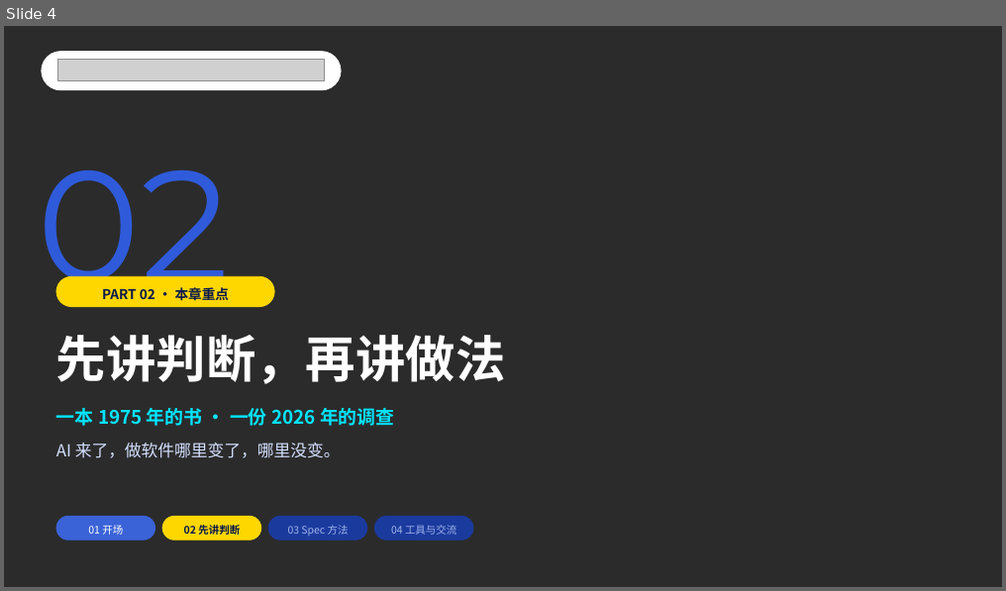
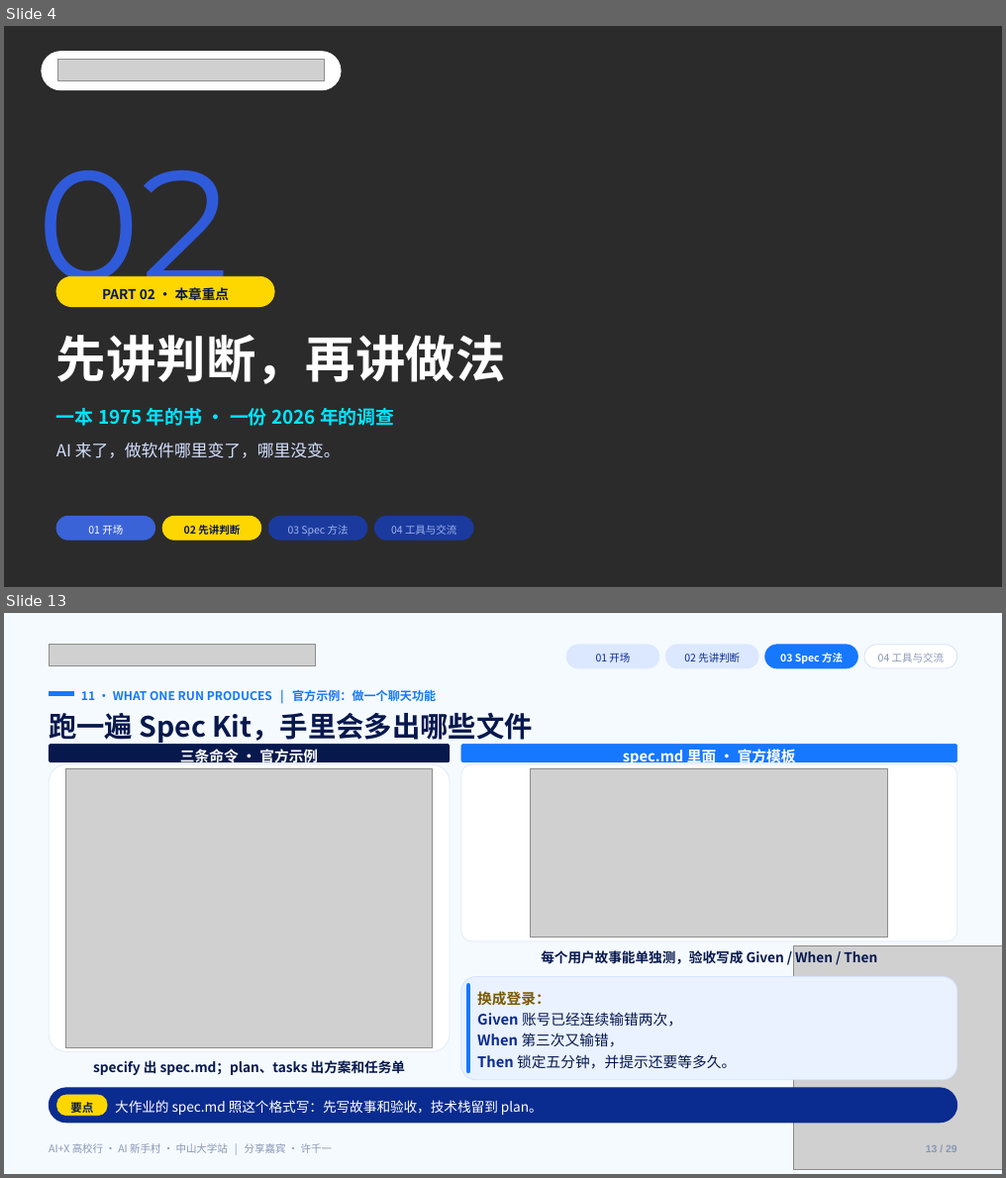
Before and after one commit to Frocir/aix-talk, a slide deck: aix-talk-26pages.pptx. Shown one above the other, each under a label of ours: slide 4 before the commit, slides 4 and 13 after it; the slides between them are not shown. The pictures are 1006x591 and 1006x1178 pixels, drawn with LibreOffice and Linux fonts; fonts in the diff are those of the drawing; grey boxes stand for pictures; background and template pictures are left out; a plain dark background stands for a picture behind light text. Boxes give left, top, right and bottom in pixels: in the first picture for what was removed or moved away, otherwise in the second. Text is boxed around its words. In the diff, an @@ line names an element or a change of style, - is before the commit and + after.

```diff
--- a/aix-talk-26pages.pptx
+++ b/aix-talk-26pages.pptx
@@ slide 13 added at bbox=[4, 613, 1002, 1174], background #F5FAFF @@
@@ picture added at bbox=[49, 645, 316, 666] @@
@@ rounded rectangle added at bbox=[567, 645, 659, 668], fill #DCE8FF, outline #DCE8FF 0.75 pt @@
@@ text added at bbox=[596, 653, 630, 663], 10 pt, text #0A2B8F @@
+01 开场
@@ rounded rectangle added at bbox=[665, 645, 758, 668], fill #DCE8FF, outline #DCE8FF 0.75 pt @@
@@ text added at bbox=[684, 653, 740, 663], 10 pt, text #0A2B8F @@
+02 先讲判断
@@ rounded rectangle added at bbox=[765, 645, 858, 668], fill #1677FF, outline #1677FF 0.75 pt @@
@@ text added at bbox=[780, 653, 843, 664], 10 pt, text #FFFFFF, bold @@
+03 Spec 方法
@@ rounded rectangle added at bbox=[865, 645, 957, 668], fill #FFFFFF, outline #D5E1F5 0.75 pt @@
@@ text added at bbox=[878, 653, 944, 663], 10 pt, text #8A97B4 @@
+04 工具与交流
@@ rectangle added at bbox=[49, 691, 74, 696], fill #1677FF, outline #1677FF 1 pt @@
@@ text added at bbox=[81, 689, 436, 701], 11.5 pt, text #1677FF, bold @@
+11 · WHAT ONE RUN PRODUCES | 官方示例：做一个聊天功能
@@ text added at bbox=[49, 713, 532, 743], 27 pt, text #07184D, bold @@
+跑一遍 Spec Kit，手里会多出哪些文件
@@ rounded rectangle added at bbox=[49, 744, 450, 761], fill #07184D, outline #07184D 0.5 pt @@
@@ text added at bbox=[180, 747, 318, 765], 14 pt, text #FFFFFF, bold @@
+三条命令 · 官方示例
@@ rounded rectangle added at bbox=[461, 744, 957, 761], fill #1677FF, outline #1677FF 0.5 pt @@
@@ text added at bbox=[623, 747, 796, 765], 14 pt, text #FFFFFF, bold @@
+spec.md 里面 · 官方模板
@@ rounded rectangle added at bbox=[49, 765, 450, 1053], fill #FFFFFF, outline #E3ECFA 0.8 pt @@
@@ picture added at bbox=[65, 769, 433, 1048] @@
@@ rounded rectangle added at bbox=[461, 765, 957, 942], fill #FFFFFF, outline #E3ECFA 0.8 pt @@
@@ picture added at bbox=[531, 769, 888, 937] @@
@@ text added at bbox=[541, 951, 877, 964], 13 pt, text #07184D, bold @@
+每个用户故事能单独测，验收写成 Given / When / Then
@@ picture added at bbox=[794, 947, 1002, 1170] @@
@@ rounded rectangle added at bbox=[461, 977, 957, 1080], fill #EAF2FF, outline #D3E3FF 0.85 pt @@
@@ rounded rectangle added at bbox=[466, 983, 470, 1073], fill #1677FF @@
@@ text added at bbox=[477, 991, 736, 1069], 14 pt, text #07184D @@
+换成登录：
+Given 账号已经连续输错两次，
+When 第三次又输错，
+Then 锁定五分钟，并提示还要等多久。
@@ text added at bbox=[93, 1060, 405, 1075], 13 pt, text #07184D, bold @@
+specify 出 spec.md；plan、tasks 出方案和任务单
@@ rounded rectangle added at bbox=[49, 1088, 957, 1123], fill #0A2B8F, outline #0A2B8F 0.75 pt @@
@@ rounded rectangle added at bbox=[57, 1095, 107, 1116], fill #FFD700, outline #FFD700 0.5 pt @@
@@ text added at bbox=[70, 1100, 93, 1115], 11 pt, text #07184D, bold @@
+要点
@@ text added at bbox=[115, 1100, 543, 1115], 13 pt, text #FFFFFF @@
+大作业的 spec.md 照这个格式写：先写故事和验收，技术栈留到 plan。
@@ text added at bbox=[49, 1144, 332, 1154], 10 pt, text #8A97B4 @@
+AI+X 高校行 · AI 新手村 · 中山大学站 | 分享嘉宾 · 许千一
@@ text added at bbox=[926, 1146, 957, 1153], 10 pt, text #8A97B4, bold @@
+13 / 29
```
Also in this commit, not shown: 22 slides changed, 5 other slides added, 9 other files.
